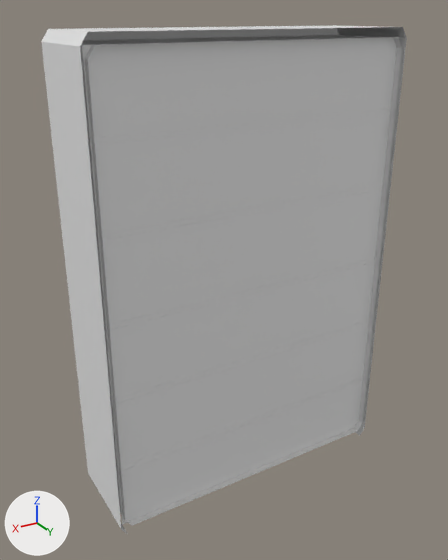
Two versions of the glTF model public/models/furn_bookshelf.glb, one commit apart.
Both versions are drawn from a camera (50 mm lens) standing at (1.62, 2.58, 1.27) and looking at (0.06, -0.02, -0.03). The lights are fixed; the arrows at lower left show +X, +Y and +Z. The older version comes first. Where no turn or scale is listed for an object, it has been applied to the vertices. Vertices at exactly the same position are counted once.

In view in the first picture: 'libreria2'.
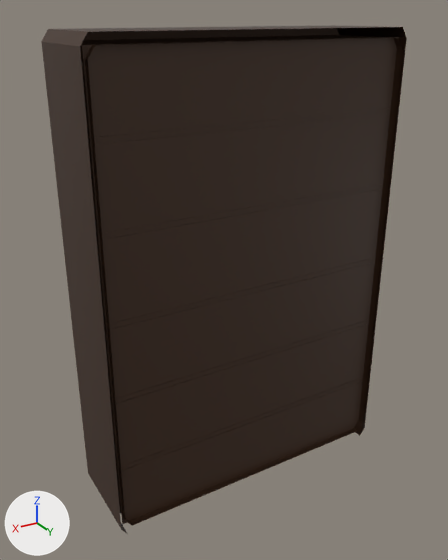
Location of each change, [x1, y1, x2, y2] in pixels of the pictures (448 x 560 px):
'libreria2', surface changed, recoloured (grey to black)
    both: [41, 25, 407, 534]

Patch to the scene script:
```diff
--- a/public/models/furn_bookshelf.glb.py
+++ b/public/models/furn_bookshelf.glb.py
@@ img_libreria2 @@
+img_libreria2 = load_image('libreria2', '_unpacked/libreria2', 512, 512, 'sRGB')
@@ mat_libreria2 @@
 n0 = _N.new('ShaderNodeBsdfPrincipled'); n0.name = 'Principled BSDF'
 n1 = _N.new('ShaderNodeOutputMaterial'); n1.name = 'Material Output'
-n2 = _N.new('ShaderNodeMix'); n2.name = 'Mix'
-n2.data_type = 'RGBA'
-n2.blend_type = 'MULTIPLY'
-n2.inputs[0].default_value = 1.0  # 'Factor'
-n2.inputs[7].default_value = (0.8, 0.8, 0.8, 1.0)  # 'B', white #e7e7e7
-n3 = _N.new('ShaderNodeVertexColor'); n3.name = 'Color Attribute'
+n4 = _N.new('ShaderNodeTexImage'); n4.name = 'Image Texture'
+n4.image = img_libreria2
 _L.new(n0.outputs[0], n1.inputs[0])  # 'BSDF' to 'Surface'
-_L.new(n2.outputs[2], n0.inputs[0])  # 'Result' to 'Base Color'
-_L.new(n3.outputs[0], n2.inputs[6])  # 'Color' to 'A'
+_L.new(n4.outputs[0], n0.inputs[0])  # 'Color' to 'Base Color'
@@ me_cube_007 @@
 me_cube_007.from_pydata(...)  # 76 vertices, 78 faces; spans x -0.83..0.83, y -0.25..0.25, z -1.2..1.2
 # used by ob_libreria2; location = (0.003, -0.001, 0.005)
+# me_cube_007 part 1: vertex colours changed
 me_cube_007.materials.append(mat_libreria2)
```
